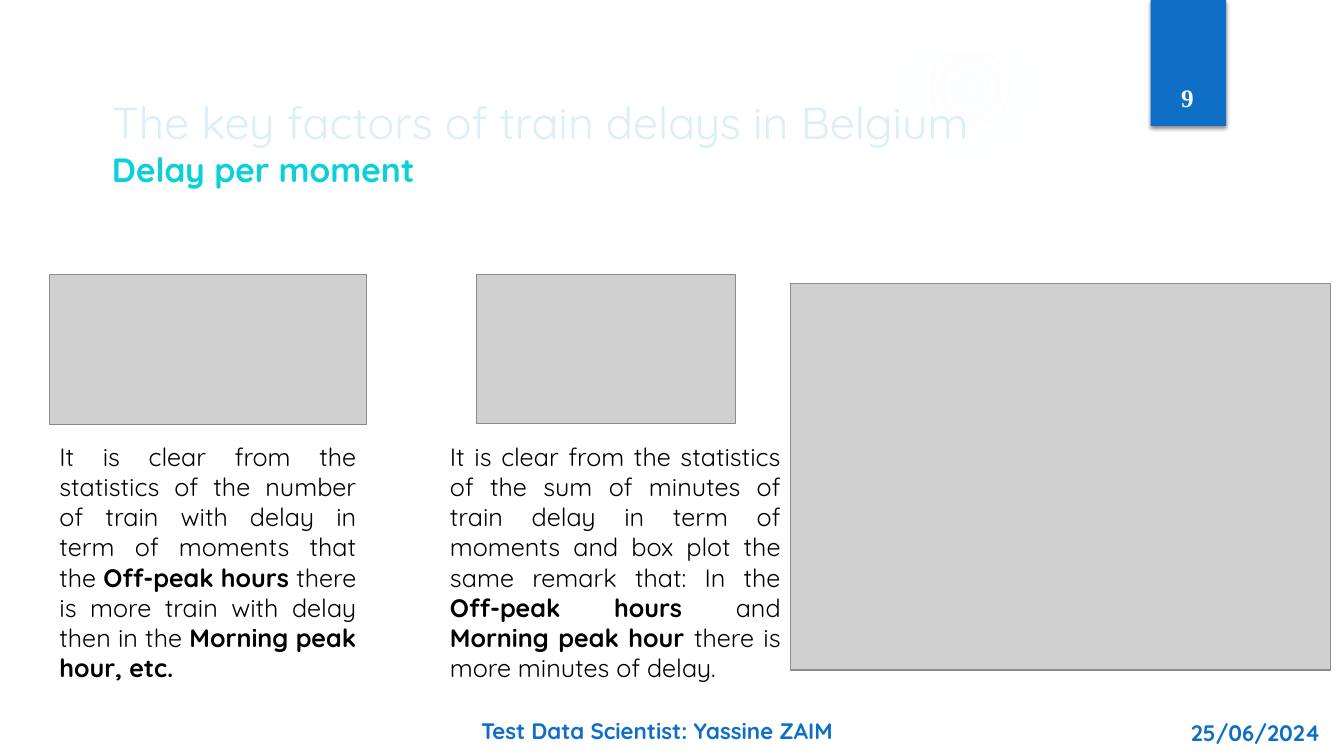
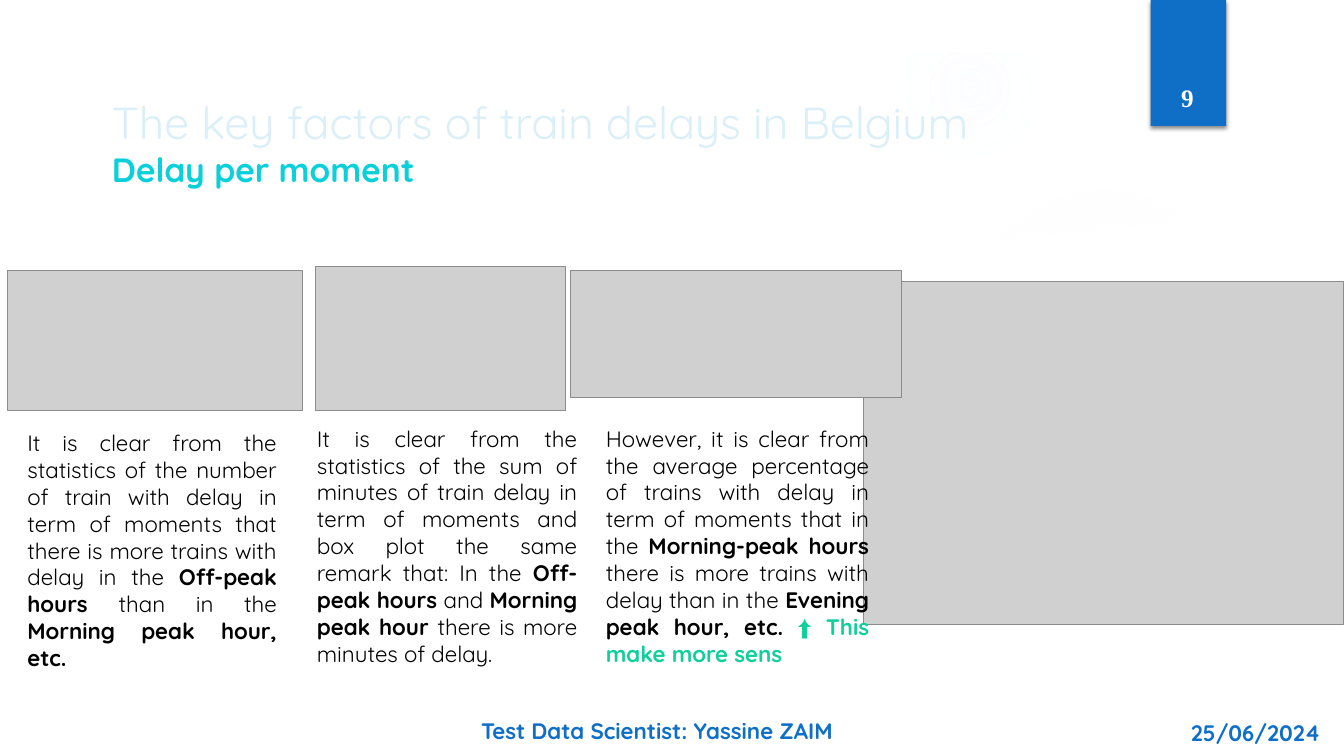
Before and after one commit to ZaimYassine/Ypto-test-Yassine-Zaim, a slide deck: slide 9 of Test_Data_Scientist_Yassine_ZAIM.pptx. Drawn at 1344x756 pixels with LibreOffice and Linux fonts; fonts in the diff are those of the drawing; grey boxes stand for pictures; background and template pictures are left out. Boxes give left, top, right and bottom in pixels: in the first picture for what was removed or moved away, otherwise in the second. Text is boxed around its words. In the diff, an @@ line names an element or a change of style, - is before the commit and + after.

```diff
--- a/Test_Data_Scientist_Yassine_ZAIM.pptx
+++ b/Test_Data_Scientist_Yassine_ZAIM.pptx
@@ picture: place and size @@
-picture at bbox=[477, 274, 736, 423]
+picture at bbox=[316, 266, 566, 410]
@@ picture: place and size @@
-picture at bbox=[49, 274, 366, 423]
+picture at bbox=[8, 271, 303, 410]
@@ picture added at bbox=[571, 271, 901, 398] @@
@@ picture: place and size @@
-picture at bbox=[790, 284, 1331, 670]
+picture at bbox=[864, 281, 1344, 625]
@@ text at bbox=[27, 434, 277, 667]: text changed; size 18 to 16 pt @@
-It is clear from the statistics of the number of train with delay in term of moments that the Off-peak hours there is more train with delay then in the Morning peak hour, etc.
+It is clear from the statistics of the number of train with delay in term of moments that there is more trains with delay in the Off-peak hours than in the Morning peak hour, etc.
@@ text "It is clear from the ...": place and size @@
-text "It is clear from the ..." at bbox=[450, 447, 781, 682]
+text "It is clear from the ..." at bbox=[317, 430, 578, 667]
@@ text "It is clear from the ..." at bbox=[317, 430, 578, 667]: size 18 to 16 pt @@
@@ text added at bbox=[606, 424, 869, 663], 16 pt, text #000000 @@
+However, it is clear from the average percentage of trains with delay in term of moments that in the Morning-peak hours there is more trains with delay than in the Evening peak hour, etc. ⬆ This make more sens
```
Also in this commit, not shown: 11 other slides changed, 1 slide added, 2 other files.
